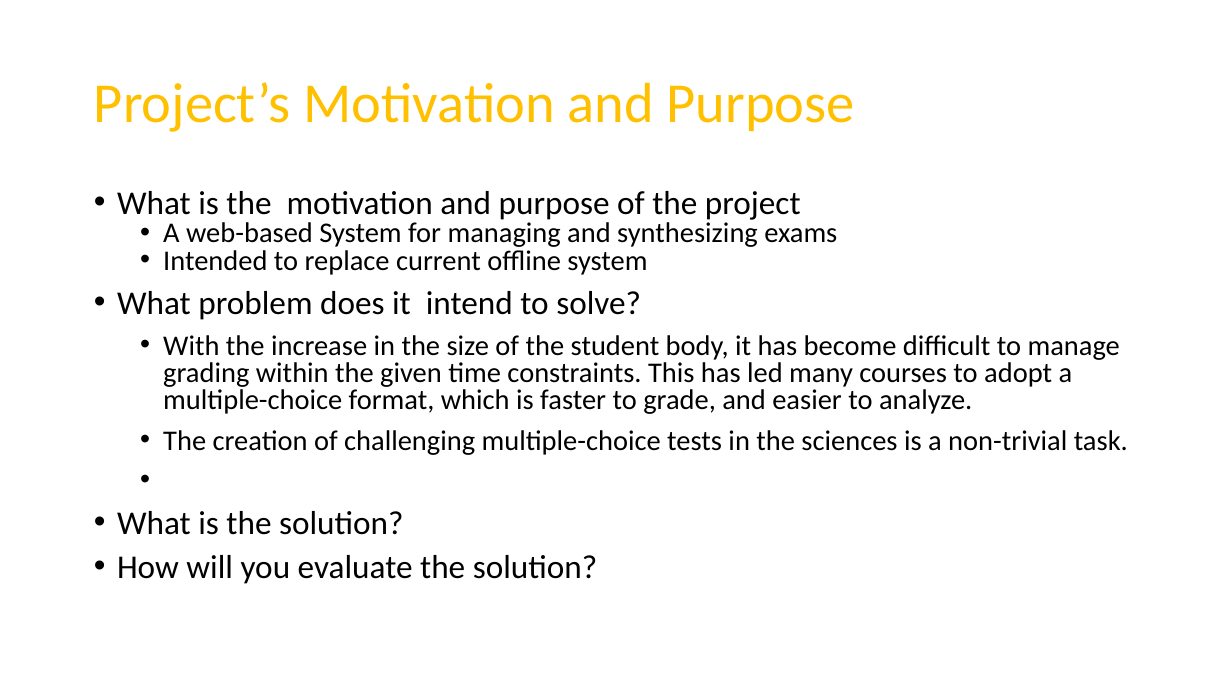
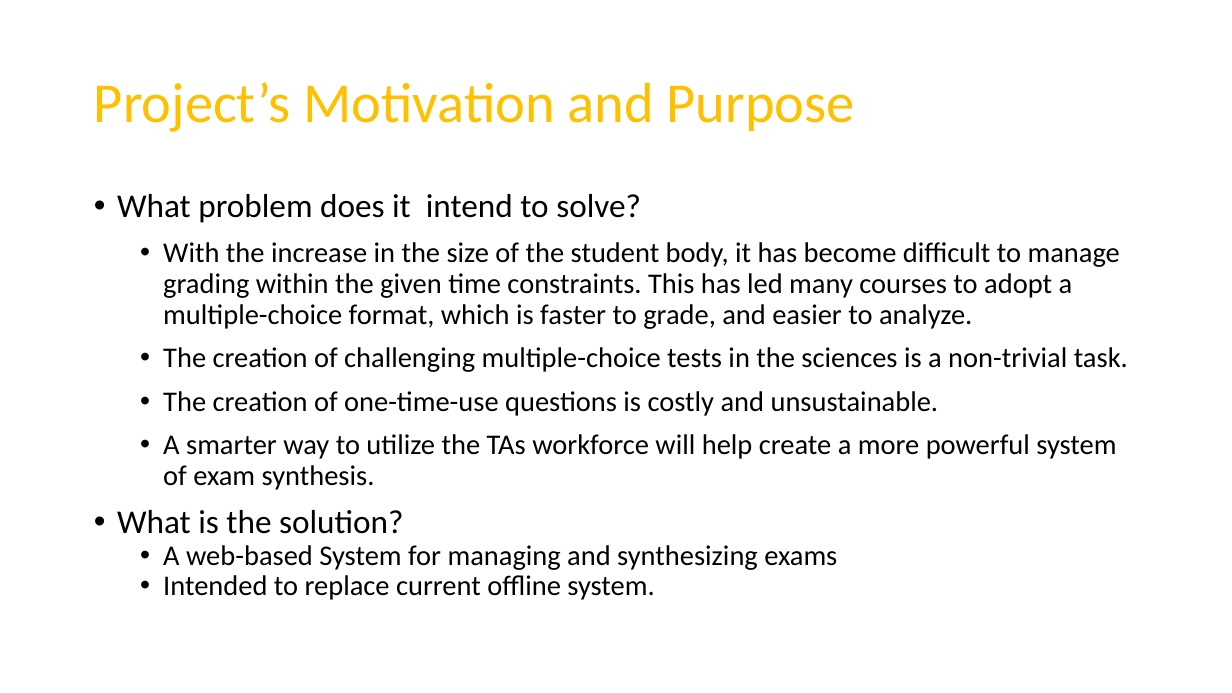
Before and after one commit to RoiTief/Exam-Management-System, a slide deck: slide 4 of docs/Exam Management System - PROPOSAL.pptx. Drawn at 1232x693 pixels with LibreOffice and Linux fonts; fonts in the diff are those of the drawing. Boxes give left, top, right and bottom in pixels: in the first picture for what was removed or moved away, otherwise in the second. Text is boxed around its words. In the diff, an @@ line names an element or a change of style, - is before the commit and + after.

Commit message:
Rewrite main problem page and project description.

```diff
--- a/docs/Exam Management System - PROPOSAL.pptx
+++ b/docs/Exam Management System - PROPOSAL.pptx
@@ text at [117, 191, 837, 275]: paragraphs removed @@
-• What is the motivation and purpose of the project
-  • A web-based System for managing and synthesizing exams
-  • Intended to replace current offline system
@@ text at [117, 194, 1128, 534]: line spacing 0.8 to 0.9 @@
@@ text at [163, 391, 1116, 490]: paragraphs added @@
+  • The creation of one-time-use questions is costly and unsustainable.
+  • A smarter way to utilize the TAs workforce will help create a more powerful system of exam synthesis.
@@ text at [163, 545, 837, 600]: text changed; size 25.9 to 22.2 pt @@
-• How will you evaluate the solution?
+  • A web-based System for managing and synthesizing exams
+  • Intended to replace current offline system.
```
Also in this commit, not shown: 3 other slides changed, 1 other file.
